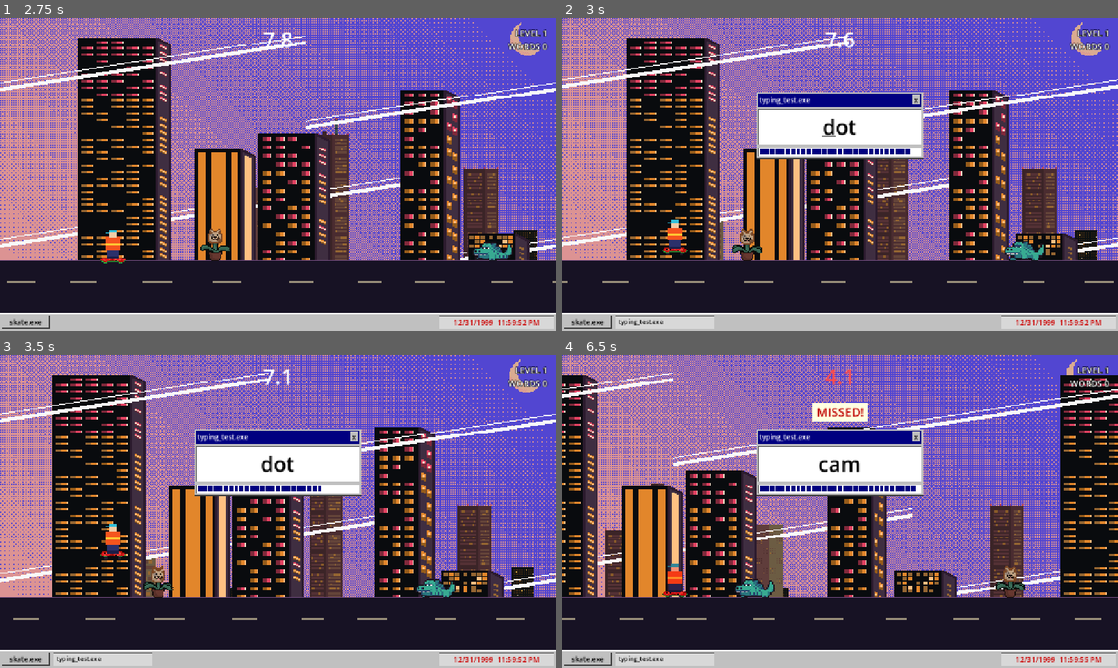
Above: before the commit, frames 1-4 (two rows, left to right).
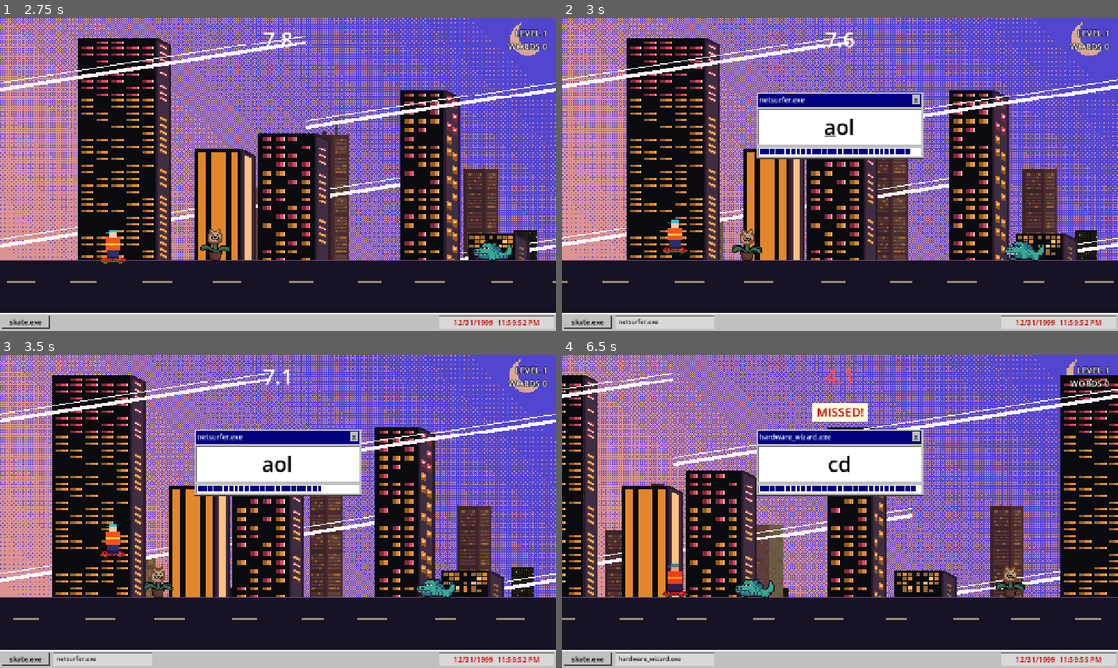
Above: after the commit, the same moments.

Repository: Sleepyad/HackTheFuture
Game: Godot game, scene res://scenes/main.tscn
Two runs of this game, one before a commit and one after it. Both use one fixed random seed, a clock stepped at 60 frames per second and the inputs below.
Inputs:
- Up to frame 1 (2.75 s): click "CLICK TO START" at 0.5 s; tap Enter at 1.25 s
- Up to frame 2 (3 s): no input
- Up to frame 3 (3.5 s): no input
- Up to frame 4 (6.5 s): no input

Frame 1 is identical in both runs. In frame 2, 0.3% of the frame differs, in the area x 10-53%, y 25-99%; in frame 3, 0.3%; in frame 4, 0.5%, in the area x 10-54%, y 25-99%.

Commit message:
Words: deal from a shuffled deck so they don't repeat
Co-Authored-By: Claude Sonnet 5.5 <noreply@anthropic.com>

Diff:
--- a/HackAThon/scripts/game.gd
+++ b/HackAThon/scripts/game.gd
@@ -65,6 +65,8 @@
 var _hit_cooldown := 0.0
 
 var target_word := ""
+var _decks := {}                             # word length -> words not dealt yet (see _draw_word)
+var _last_word := ""
 var typed_count := 0
 var _air_left := 0.0
 var _air_total := 0.0
@@ -92,6 +94,8 @@
 	difficulty = 0.0
 	level = 1
 	words_completed = 0
+	_decks.clear()
+	_last_word = ""
 	_hit_cooldown = 0.0
 	target_word = ""
 	typed_count = 0
@@ -273,8 +277,22 @@
 	var length := WORD_LEN_EASY
 	if words_completed >= WARMUP_WORDS:
 		length = clampi(WORD_LEN_EASY + 1 + level, WORD_LEN_EASY, WORD_LEN_HARD)
-	var bucket: Array = WORDS[length]
-	return bucket[randi() % bucket.size()]
+	return _draw_word(length)
+
+
+# Shuffled "deck" per word length: every word is dealt once before any repeats,
+# and a fresh shuffle never starts with the word we just had.
+func _draw_word(length: int) -> String:
+	var deck: Array = _decks.get(length, [])
+	if deck.is_empty():
+		deck = (WORDS[length] as Array).duplicate()
+		deck.shuffle()
+		if deck.size() > 1 and deck.back() == _last_word:
+			deck.push_front(deck.pop_back())
+	var word: String = deck.pop_back()
+	_decks[length] = deck
+	_last_word = word
+	return word
 
 
 func _roll_glitch() -> void:
